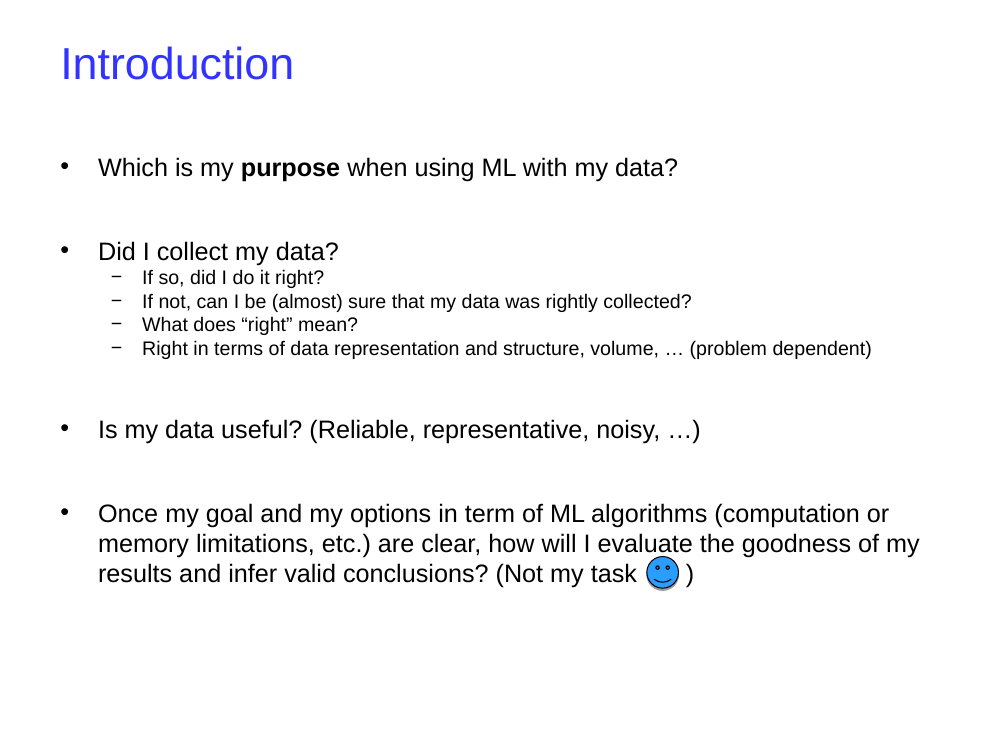
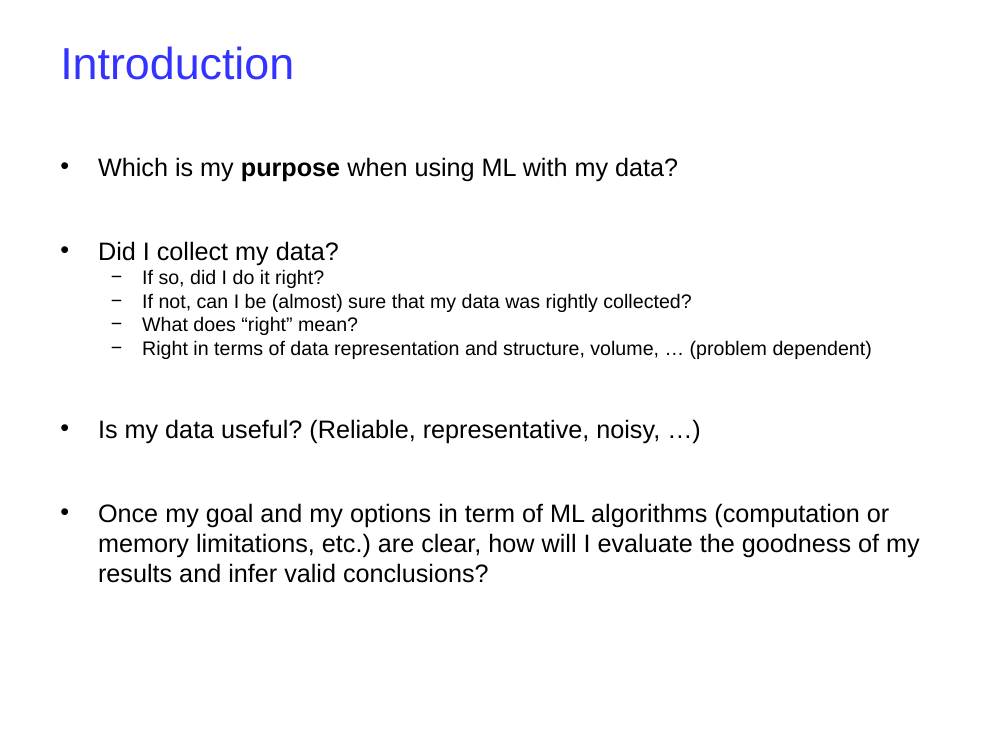
Before and after one commit to ceelch/Introduction_ML_2018_BCAM, a slide deck: slide 5 of Preprocessing_2019/Slides/Preprocessing-2019.odp. Drawn at 1008x756 pixels with LibreOffice and Linux fonts; fonts in the diff are those of the drawing; background and template pictures are left out. Boxes give left, top, right and bottom in pixels: in the first picture for what was removed or moved away, otherwise in the second. Text is boxed around its words. In the diff, an @@ line names an element or a change of style, - is before the commit and + after.

```diff
--- a/Preprocessing_2019/Slides/Preprocessing-2019.odp
+++ b/Preprocessing_2019/Slides/Preprocessing-2019.odp
@@ text at bbox=[98, 503, 920, 583]: text changed @@
-• Once my goal and my options in term of ML algorithms (computation or memory limitations, etc.) are clear, how will I evaluate the goodness of my results and infer valid conclusions? (Not my task )
+• Once my goal and my options in term of ML algorithms (computation or memory limitations, etc.) are clear, how will I evaluate the goodness of my results and infer valid conclusions?
@@ smiley face removed at bbox=[647, 556, 678, 588] @@
```
Also in this commit, not shown: 4 other slides changed, 2 other files.
